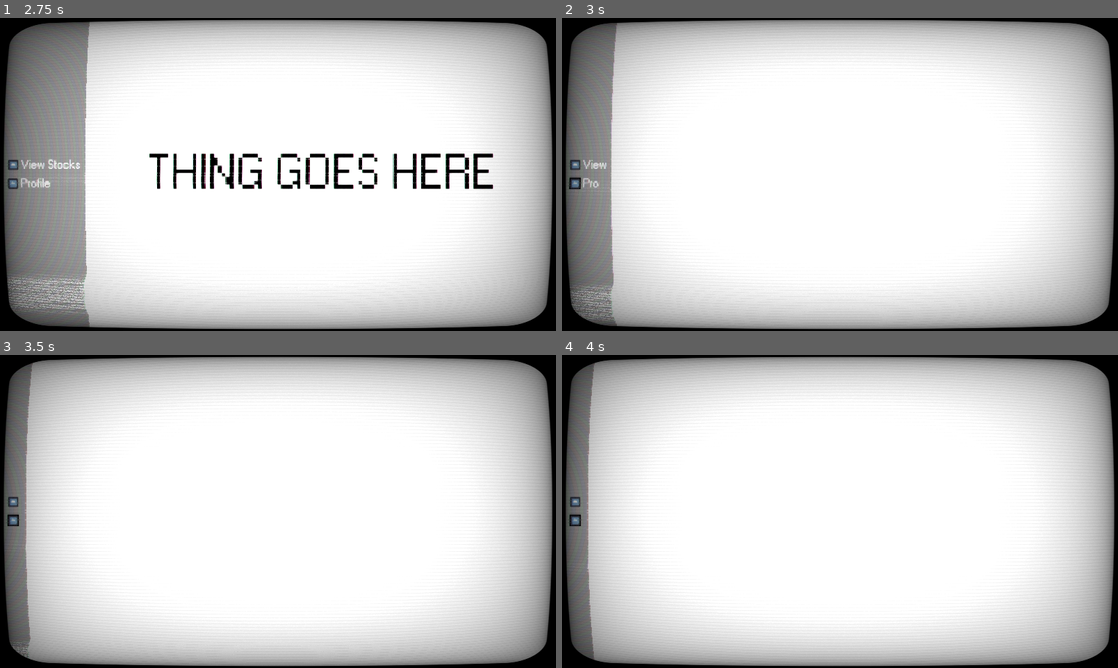
Above: before the commit, frames 1-4 (two rows, left to right).
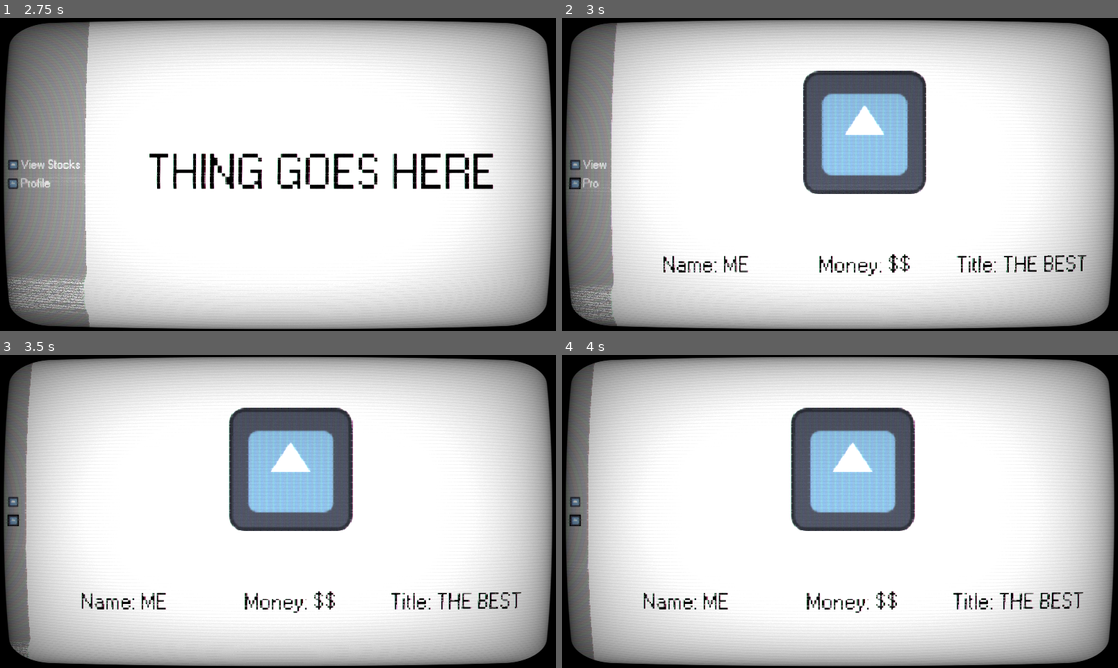
Above: after the commit, the same moments.

Repository: Shuflduf/Stock-Trading-Game
Game: Godot game, scene res://Scenes/main.tscn
The game is run twice, just before and just after one commit, with the same random seed, the same clock (stepped at 60 frames per second) and the same inputs. The engine's default icon, where the game draws it, is replaced by a stand-in: a white triangle on a blue panel in a dark square.
Inputs (mouse positions are in pixels of both pictures, inside the frame that each line leads up to):
- Up to frame 1 (2.75 s): click "- START -" at 0.5 s; move the mouse to (44, 174) at 1.27 s; click (44, 174) at 1.42 s; move the mouse to (11, 165) at 2.02 s; click (11, 165) at 2.17 s
- Up to frame 2 (3 s): move the mouse to (606, 183) at 2.77 s; click (606, 183) at 2.92 s
- Up to frame 3 (3.5 s): no input
- Up to frame 4 (4 s): move the mouse to (812, 574) at 3.52 s; click (812, 574) at 3.67 s

Frame 1 is identical in both runs. In frame 2, 9.4% of the frame differs, in the area x 18-95%, y 16-83%; in frame 3, 9.5%; in frame 4, 9.5%, in the area x 14-94%, y 16-83%.
Error before the commit: Invalid assignment of property or key 'main_game' with value of type 'Control (game.gd)' on a base object of type 'Control'. (res://Scripts/menu_option_list.gd…

Commit message:
fix profile crashing everything

Diff:
--- a/Scenes/Menus/profile.tscn
+++ b/Scenes/Menus/profile.tscn
@@ -1,5 +1,6 @@
-[gd_scene load_steps=4 format=3 uid="uid://cpx4pfglpcrs6"]
+[gd_scene load_steps=5 format=3 uid="uid://cpx4pfglpcrs6"]
 
+[ext_resource type="Script" path="res://Scripts/Menus/profile.gd" id="1_41pjr"]
 [ext_resource type="Texture2D" uid="uid://betgcy6sjqncu" path="res://icon.svg" id="1_vjnq6"]
 [ext_resource type="FontFile" uid="uid://bfamv70276jo3" path="res://Resources/Fonts/W95FA.otf" id="2_apyh0"]
 
@@ -15,6 +16,7 @@
 anchor_bottom = 1.0
 grow_horizontal = 2
 grow_vertical = 2
+script = ExtResource("1_41pjr")
 
 [node name="MarginContainer" type="MarginContainer" parent="."]
 layout_mode = 1
--- a/Scenes/game.tscn
+++ b/Scenes/game.tscn
@@ -52,6 +52,7 @@
 grow_vertical = 2
 
 [node name="PanelContainer" type="PanelContainer" parent="HBoxContainer"]
+z_index = 10
 layout_mode = 2
 mouse_filter = 1
 mouse_default_cursor_shape = 2
--- a/Scenes/main.tscn
+++ b/Scenes/main.tscn
@@ -69,6 +69,7 @@
 layout_mode = 1
 
 [node name="CRTOverlay" type="Panel" parent="."]
+z_index = 100
 material = SubResource("ShaderMaterial_gqgey")
 layout_mode = 1
 anchors_preset = 15
@@ -79,6 +80,7 @@
 mouse_filter = 2
 
 [node name="CheckButton" type="CheckButton" parent="."]
+z_index = 4096
 layout_mode = 1
 anchors_preset = 8
 anchor_left = 0.5
--- /dev/null
+++ b/Scripts/Menus/profile.gd
@@ -0,0 +1 @@
+extends DefaultMenu
